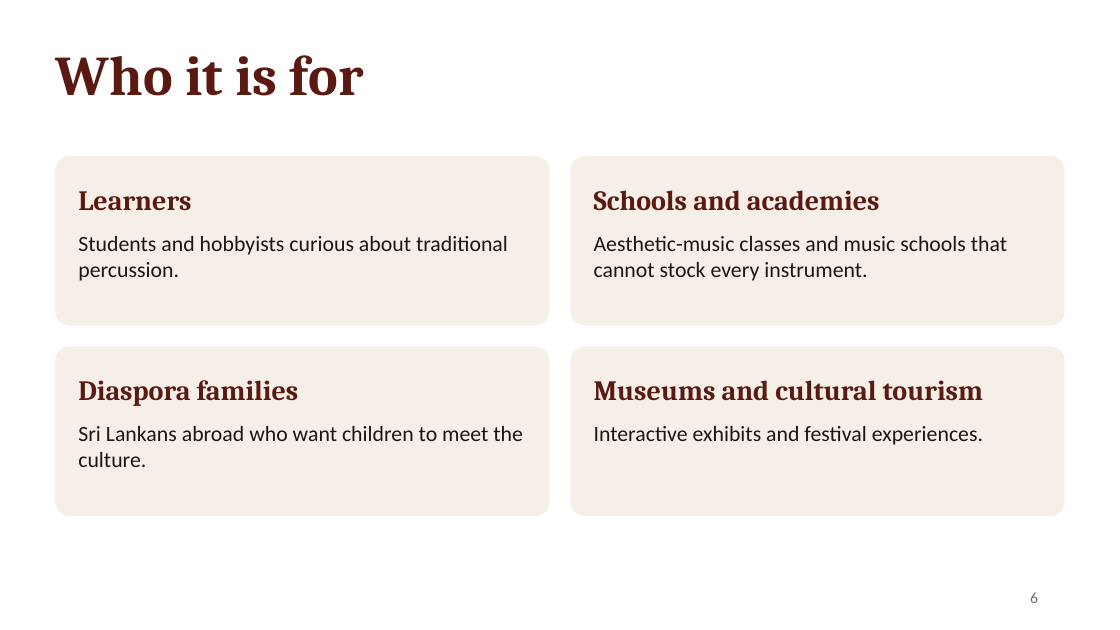
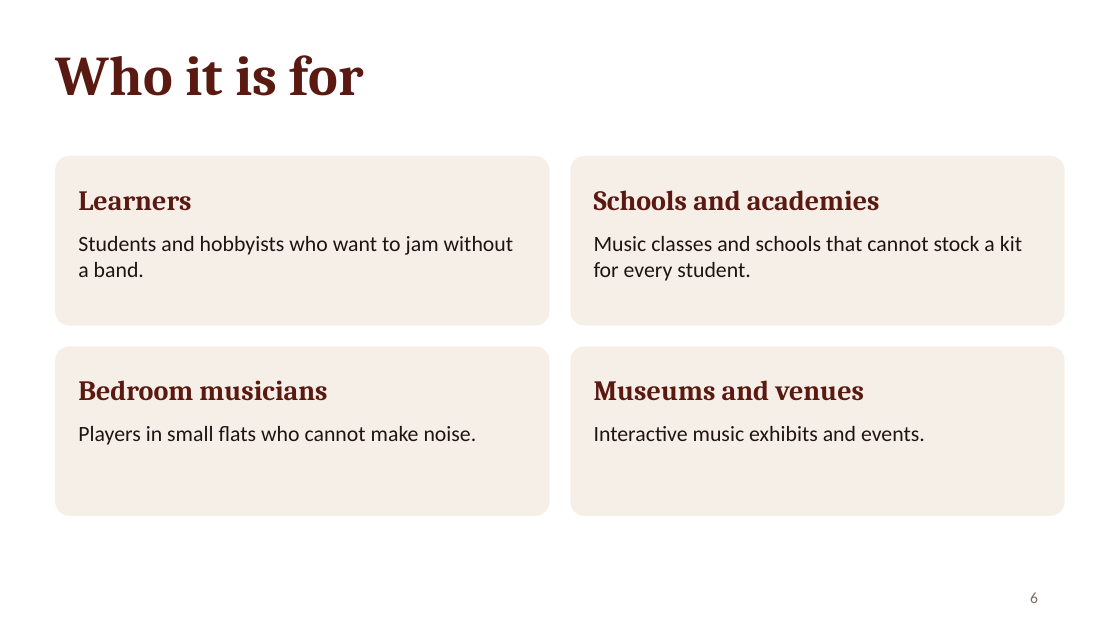
Before and after one commit to chamathyashohara/SoundSpace-visionOS, a slide deck: slide 6 of Docs/Pitch/SoundSpace-Pitch.pptx. Drawn at 1120x630 pixels with LibreOffice and Linux fonts; fonts in the diff are those of the drawing. Boxes give left, top, right and bottom in pixels: in the first picture for what was removed or moved away, otherwise in the second. Text is boxed around its words. In the diff, an @@ line names an element or a change of style, - is before the commit and + after.

```diff
--- a/Docs/Pitch/SoundSpace-Pitch.pptx
+++ b/Docs/Pitch/SoundSpace-Pitch.pptx
@@ text at bbox=[78, 236, 514, 277]: text changed @@
-Students and hobbyists curious about traditional percussion.
+Students and hobbyists who want to jam without a band.
@@ text at bbox=[594, 236, 1022, 281]: text changed @@
-Aesthetic-music classes and music schools that cannot stock every instrument.
+Music classes and schools that cannot stock a kit for every student.
@@ text at bbox=[78, 380, 327, 401]: text changed @@
-Diaspora families
+Bedroom musicians
@@ text at bbox=[594, 380, 864, 401]: text changed @@
-Museums and cultural tourism
+Museums and venues
@@ text at bbox=[78, 426, 477, 445]: text changed @@
-Sri Lankans abroad who want children to meet the culture.
+Players in small flats who cannot make noise.
@@ text at bbox=[594, 426, 925, 441]: text changed @@
-Interactive exhibits and festival experiences.
+Interactive music exhibits and events.
```
Also in this commit, not shown: 8 other slides changed, 1 other file.
